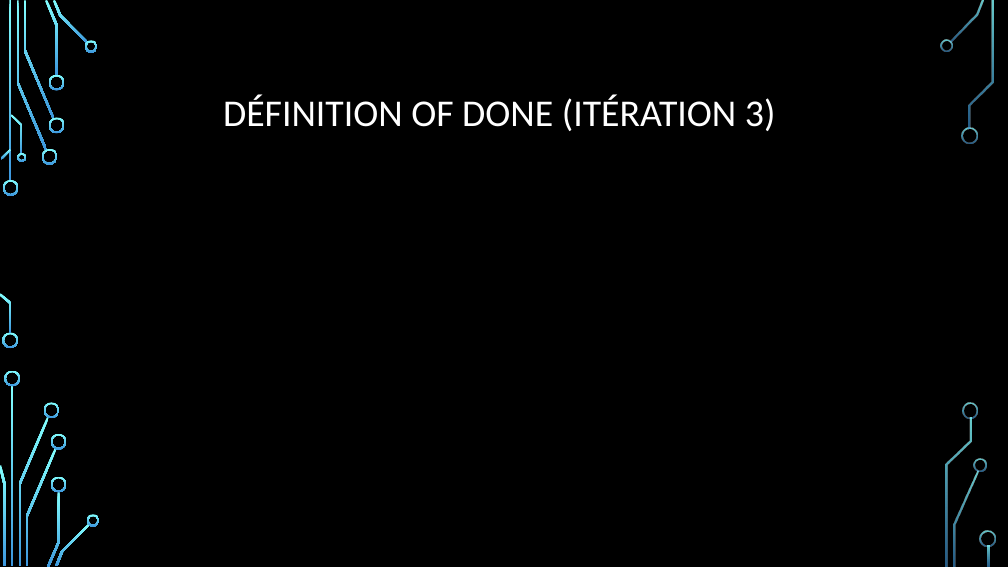
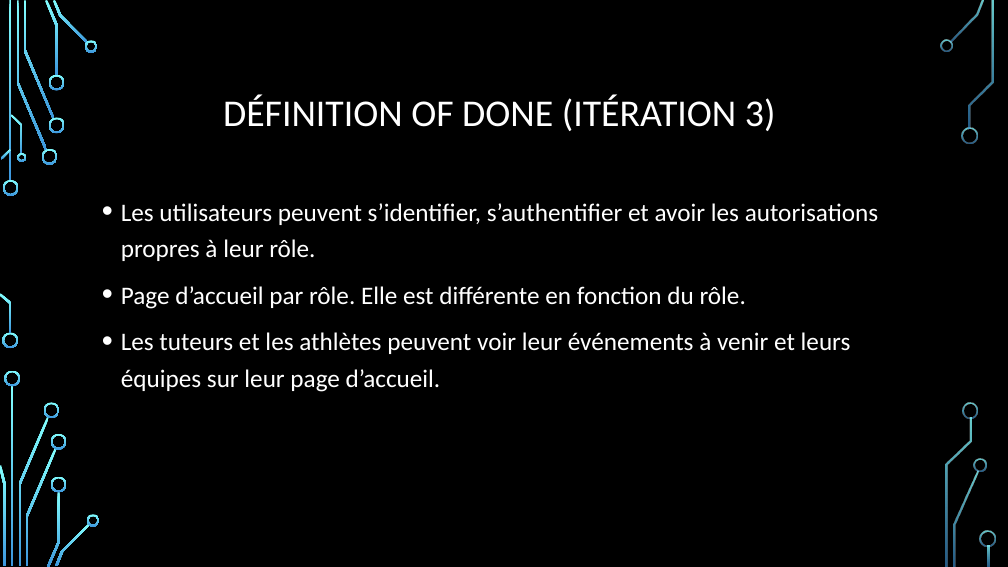
Before and after one commit to DFC-Informatique-Cegep-de-Sainte-Foy/GestionEquipesSportives, a slide deck: slide 13 of Documentation/Revue 2/Presentation_Revue_2.pptx. Drawn at 1008x567 pixels with LibreOffice and Linux fonts; fonts in the diff are those of the drawing; background and template pictures are left out. Boxes give left, top, right and bottom in pixels: in the first picture for what was removed or moved away, otherwise in the second. Text is boxed around its words. In the diff, an @@ line names an element or a change of style, - is before the commit and + after.

```diff
--- a/Documentation/Revue 2/Presentation_Revue_2.pptx
+++ b/Documentation/Revue 2/Presentation_Revue_2.pptx
@@ text added at [121, 203, 878, 392], 24 pt, text #FFFFFF @@
+• Les utilisateurs peuvent s’identifier, s’authentifier et avoir les autorisations propres à leur rôle.
+• Page d’accueil par rôle. Elle est différente en fonction du rôle.
+• Les tuteurs et les athlètes peuvent voir leur événements à venir et leurs équipes sur leur page d’accueil.
```
Also in this commit, not shown: 7 other slides changed, 4 slides added, 2 slides removed, 2 other files.
